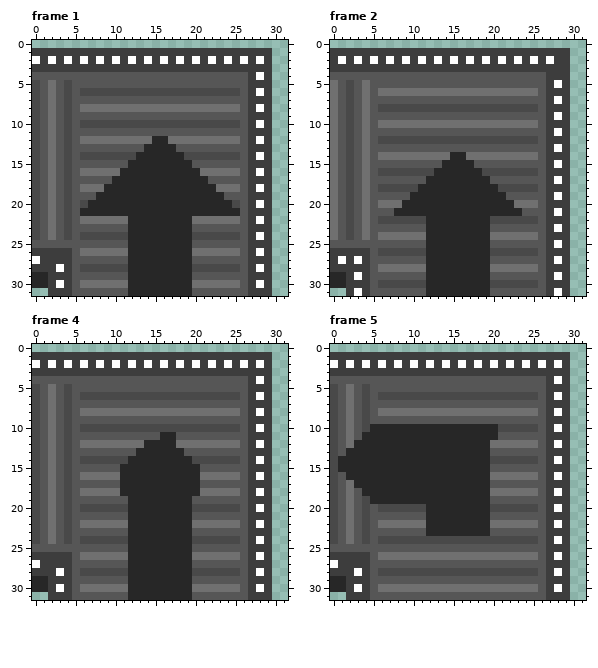
A pixel-art file gets an edit: Assets/Sprites/Conveyors/up left curve conv.aseprite. Above is the file before it was changed.
32x32 pixels, 11 frames. Shown: frame 1, frame 2, frame 4, frame 5. The commit also changed other frames, which this record leaves out.
After the commit:
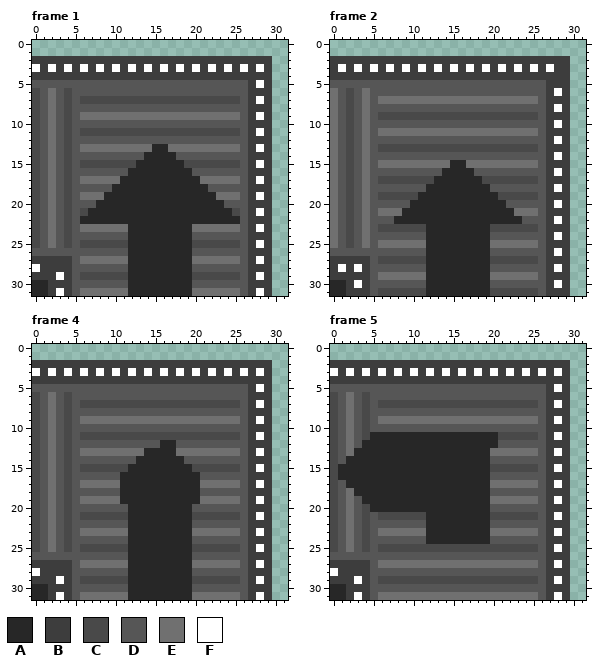
Palette (. is transparent): A #272727  B #3d3d3d  C #494949  D #565656  E #707070  F #ffffff
Edits made:
Changed rows in their new state; - is an unchanged pixel.
Frame 1, layers "Layer 7", "down part", "Layer 6 Copy":
first column x 0:
 1 ..............................
 2 B-B-B-B-B-B-B-B-B-B-B-B-B-B-B-
 3 F-F-F-F-F-F-F-F-F-F-F-F-F-F-F-
 4 BBBBBBBBBBBBBBBBBBBBBBBBBBB-B-
 5 D-D-D-----------------------F-
 6 ------DDDDDDDDDDDDDDDDDDDD--B-
 7 ------CCCCCCCCCCCCCCCCCCCC--F-
 8 ------DDDDDDDDDDDDDDDDDDDD--B-
 9 ------EEEEEEEEEEEEEEEEEEEE--F-
10 ------DDDDDDDDDDDDDDDDDDDD--B-
11 ------CCCCCCCCCCCCCCCCCCCC--F-
12 ------DDDDDDDDDDDDDDDDDDDD--B-
13 ------EEEEEEEEE--EEEEEEEEE--F-
14 ------DDDDDDDD----DDDDDDDD--B-
15 ------CCCCCCC------CCCCCCC--F-
16 ------DDDDDD--------DDDDDD--B-
17 ------EEEEE----------EEEEE--F-
18 ------DDDD------------DDDD--B-
19 ------EEE--------------EEE--F-
20 ------DD----------------DD--B-
21 ------C------------------C--F-
22 ------AAAAAA--------AAAAAA--B-
23 ------EEEEEE--------EEEEEE--F-
24 ------DDDDDD--------DDDDDD--B-
25 C-E-C-CCCCCC--------CCCCCC--F-
26 DDDDD-DDDDDD--------DDDDDD--B-
27 B-----EEEEEE--------EEEEEE--F-
28 F--B--DDDDDD--------DDDDDD--B-
29 BB-F--CCCCCC--------CCCCCC--F-
30 ---B--DDDDDD--------DDDDDD--B-
31 AA-F--EEEEEE--------EEEEEE--F-
Frame 2, layers "Layer 7", "down part", "Layer 6 Copy":
first column x 0:
 1 ..............................
 2 -B-B-B-B-B-B-B-B-B-B-B-B-B-B--
 3 -F-F-F-F-F-F-F-F-F-F-F-F-F-F--
 4 BBBBBBBBBBBBBBBBBBBBBBBBBBB---
 5 D-D-D-----------------------B-
 6 ------DDDDDDDDDDDDDDDDDDDD--F-
 7 ------EEEEEEEEEEEEEEEEEEEE--B-
 8 ------DDDDDDDDDDDDDDDDDDDD--F-
 9 ------CCCCCCCCCCCCCCCCCCCC--B-
10 ------DDDDDDDDDDDDDDDDDDDD--F-
11 ------EEEEEEEEEEEEEEEEEEEE--B-
12 ------DDDDDDDDDDDDDDDDDDDD--F-
13 ------CCCCCCCCCCCCCCCCCCCC--B-
14 ------DDDDDDDDDDDDDDDDDDDD--F-
15 ------EEEEEEEEE--EEEEEEEEE--B-
16 ------DDDDDDDD----DDDDDDDD--F-
17 ------CCCCCCC------CCCCCCC--B-
18 ------DDDDDD--------DDDDDD--F-
19 ------CCCCC----------CCCCC--B-
20 ------DDDD------------DDDD--F-
21 ------EEE--------------EEE--B-
22 ------DDAAAA--------AAAADD--F-
23 ------CCCCCC--------CCCCCC--B-
24 ------DDDDDD--------DDDDDD--F-
25 E-C-E-EEEEEE--------EEEEEE--B-
26 DDDDD-DDDDDD--------DDDDDD--F-
27 -B-B--CCCCCC--------CCCCCC--B-
28 -F-F--DDDDDD--------DDDDDD--F-
29 BB-B--EEEEEE--------EEEEEE--B-
30 ---F--DDDDDD--------DDDDDD--F-
31 AA-B--CCCCCC--------CCCCCC--B-
Frame 4, layers "Layer 7", "down part", "Layer 6 Copy":
first column x 0:
 1 ..............................
 2 B-B-B-B-B-B-B-B-B-B-B-B-B-B-B-
 3 F-F-F-F-F-F-F-F-F-F-F-F-F-F-F-
 4 BBBBBBBBBBBBBBBBBBBBBBBBBBB-B-
 5 D-D-D-----------------------F-
 6 ------DDDDDDDDDDDDDDDDDDDD--B-
 7 ------CCCCCCCCCCCCCCCCCCCC--F-
 8 ------DDDDDDDDDDDDDDDDDDDD--B-
 9 ------EEEEEEEEEEEEEEEEEEEE--F-
10 ------DDDDDDDDDDDDDDDDDDDD--B-
11 ------CCCCCCCCCCCCCCCCCCCC--F-
12 ------DDDDDDDDDD--DDDDDDDD--B-
13 ------EEEEEEEE----EEEEEEEE--F-
14 ------DDDDDDD------DDDDDDD--B-
15 ------CCCCCC--------CCCCCC--F-
16 ------DDDDD----------DDDDD--B-
17 ------EEEEE----------EEEEE--F-
18 ------DDDDD----------DDDDD--B-
19 ------EEEEEA--------AEEEEE--F-
20 ------DDDDDD--------DDDDDD--B-
21 ------CCCCCC--------CCCCCC--F-
22 ------DDDDDD--------DDDDDD--B-
23 ------EEEEEE--------EEEEEE--F-
24 ------DDDDDD--------DDDDDD--B-
25 C-E-C-CCCCCC--------CCCCCC--F-
26 DDDDD-DDDDDD--------DDDDDD--B-
27 B-----EEEEEE--------EEEEEE--F-
28 F--B--DDDDDD--------DDDDDD--B-
29 BB-F--CCCCCC--------CCCCCC--F-
30 ---B--DDDDDD--------DDDDDD--B-
31 AA-F--EEEEEE--------EEEEEE--F-
Frame 5, layers "Layer 7", "down part", "Layer 6 Copy":
first column x 0:
 1 ..............................
 2 B-B-B-B-B-B-B-B-B-B-B-B-B-B-B-
 3 F-F-F-F-F-F-F-F-F-F-F-F-F-F-F-
 4 BBBBBBBBBBBBBBBBBBBBBBBBBBB-B-
 5 D-D-D-----------------------F-
 6 ------DDDDDDDDDDDDDDDDDDDD--B-
 7 ------CCCCCCCCCCCCCCCCCCCC--F-
 8 ------DDDDDDDDDDDDDDDDDDDD--B-
 9 ------EEEEEEEEEEEEEEEEEEEE--F-
10 -----DDDDDDDDDDDDDDDDDDDDD--B-
11 ----C----------------CCCCC--F-
12 ---D----------------ADDDDD--B-
13 --E-----------------EEEEEE--F-
14 -D------------------DDDDDD--B-
15 --------------------CCCCCC--F-
16 -A------------------DDDDDD--B-
17 --A-----------------EEEEEE--F-
18 ---A----------------DDDDDD--B-
19 ----A---------------EEEEEE--F-
20 -----AAAAAAA--------DDDDDD--B-
21 ------CCCCCC--------CCCCCC--F-
22 ------DDDDDD--------DDDDDD--B-
23 ------EEEEEE--------EEEEEE--F-
24 ------DDDDDDAAAAAAAADDDDDD--B-
25 C-E-C-CCCCCCCCCCCCCCCCCCCC--F-
26 DDDDD-DDDDDDDDDDDDDDDDDDDD--B-
27 B-----EEEEEEEEEEEEEEEEEEEE--F-
28 F--B--DDDDDDDDDDDDDDDDDDDD--B-
29 BB-F--CCCCCCCCCCCCCCCCCCCC--F-
30 ---B--DDDDDDDDDDDDDDDDDDDD--B-
31 AA-F--EEEEEEEEEEEEEEEEEEEE--F-
Changed places in both pictures, as pixel boxes (x1, y1, x2, y2):
changed: (32, 48, 272, 296)
changed: (330, 48, 570, 296)
changed: (32, 352, 272, 600)
changed: (330, 352, 570, 600)
